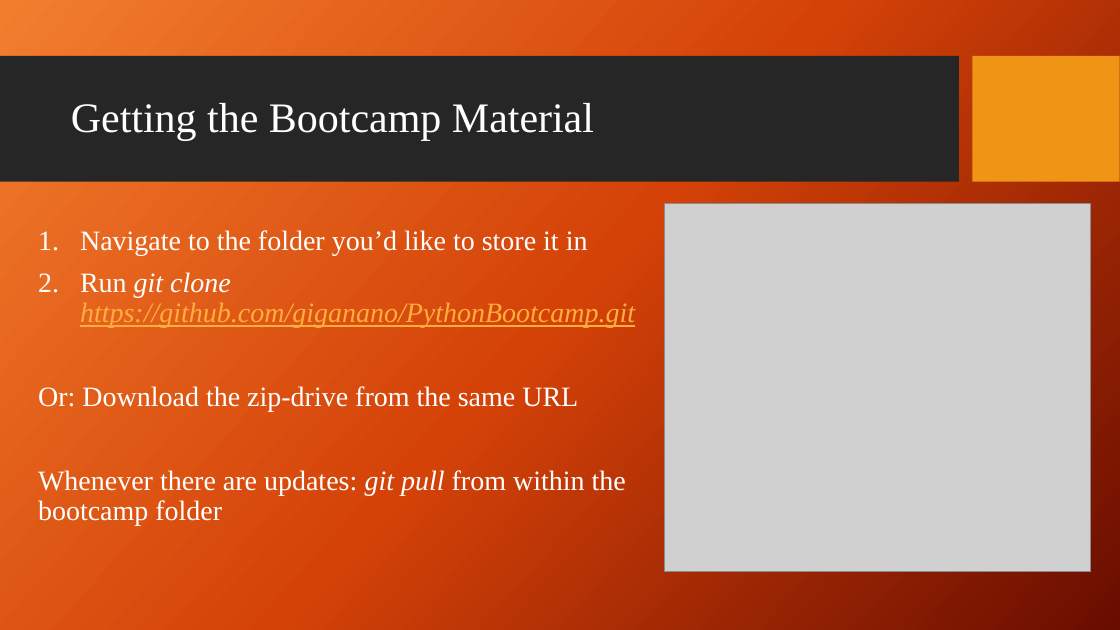
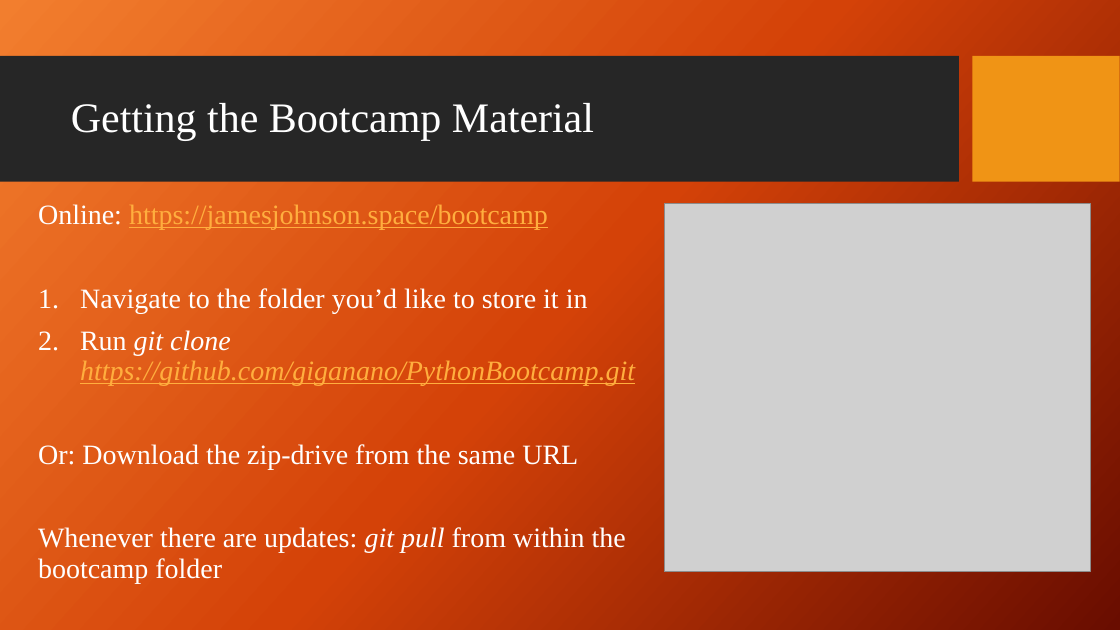
Before and after one commit to giganano/PythonBootcamp, a slide deck: slide 20 of slides/terminal.pptx. Drawn at 1120x630 pixels with LibreOffice and Linux fonts; fonts in the diff are those of the drawing; grey boxes stand for pictures; background and template pictures are left out. Boxes give left, top, right and bottom in pixels: in the first picture for what was removed or moved away, otherwise in the second. Text is boxed around its words. In the diff, an @@ line names an element or a change of style, - is before the commit and + after.

Commit message:
bootcamp page on my website noted on slides

```diff
--- a/slides/terminal.pptx
+++ b/slides/terminal.pptx
@@ text "Online: https://jamesjohnson.space/bootcamp": place and size @@
-text "Online: https://jamesjohnson.space/bootcamp" at box(38, 230, 635, 526)
+text "Online: https://jamesjohnson.space/bootcamp" at box(38, 204, 635, 583)
@@ text at box(38, 204, 548, 229): paragraph added @@
+Online: https://jamesjohnson.space/bootcamp
```
